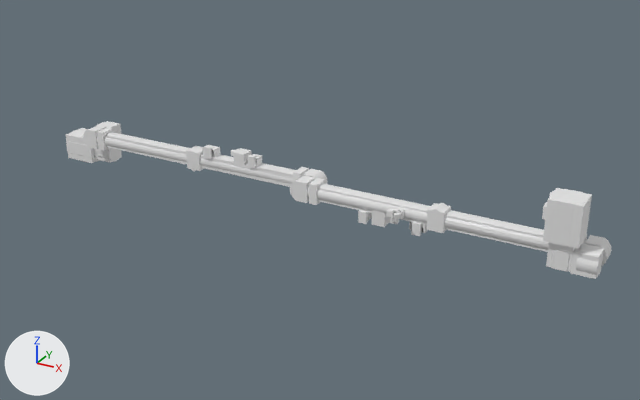
The FBX model Mesh/iss_ssrms.fbx as it was, and as the next commit left it.
The view is the same before and after, from a 50 mm lens placed at (11.44, -11.61, 6.65), pointed at (4.86, 0.36, 0.66). Every picture has the same lights, and +X, +Y and +Z are marked at lower left. Where no turn or scale is listed for an object, it has been applied to the vertices.

The older version as bpy lines, for what is in view:
```python
ob_arma_boom1 = bpy.data.objects.new('armA_Boom1', me_arma_boom1_001)
ob_arma_boom1.parent = ob_arma_sp_joint
ob_arma_boom1.location = (-0.2, -0.0167, -2.328)
ob_arma_boom1.rotation_euler = (0.0, -3.142, 0.0)  # degrees (0, -180, 0)
ob_arma_boom2 = bpy.data.objects.new('armA_Boom2', me_arma_boom2_001)
ob_arma_boom2.parent = ob_arma_ep_joint
ob_arma_boom2.location = (0.198, -0.000239, -2.323)
ob_arma_boom2.rotation_euler = (0.0, 3.142, 0.0)  # degrees (0, 180, 0)
ob_arma_ep_joint = bpy.data.objects.new('armA_EP-joint', me_arma_ep_joint_001)
ob_arma_ep_joint.parent = ob_arma_boom1
ob_arma_ep_joint.location = (-0.197, -0.296, 2.324)
ob_arma_ep_joint.rotation_euler = (0.0, -3.142, 0.0)  # degrees (0, -180, 0)
ob_arma_sp_joint = bpy.data.objects.new('armA_SP-joint', me_arma_sp_joint_001)
ob_arma_sp_joint.parent = ob_arma_sy_joint
ob_arma_sp_joint.location = (-0.00283, -0.3, -0.00118)
ob_arma_sp_joint.rotation_euler = (0.0, -1.571, 0.0)  # degrees (0, -90, 0)
ob_col_001 = bpy.data.objects.new('Col.001', me_cube_010)
ob_col_001.parent = ob_arma_wr_joint
ob_col_001.location = (0.00123, 0.0165, 0.000795)
ob_col_001.scale = (0.254, 0.254, 0.254)
# also in view: 'Col.008' at (1.29, 0.14, 1.05); 'armA_WR-joint' at (9.08, -0.48, 1.59); 'armA_WP-joint' at (9.45, -0.49, 1.05); 'Col.009' at (3.75, 0.14, 1.05); 'Col.010' at (5.94, -0.14, 1.05)
```
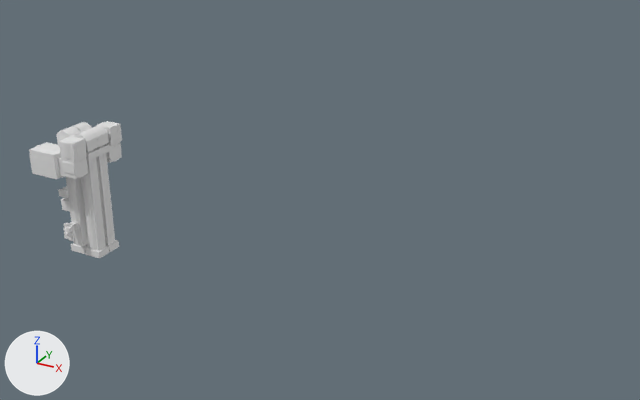
Edits to the scene script, one JSON object a line:
```json
{"op": "set", "path": "ob_arma_ep_joint.rotation_euler", "old": "(0.0, -3.142, 0.0)", "new": "(0.0, 0.0, 0.0)", "note": "degrees (0, -180, 0) -> degrees (0, 0, 0)"}
{"op": "set", "path": "ob_arma_sp_joint.rotation_euler", "old": "(0.0, -1.571, 0.0)", "new": "(0.0, 0.0, 0.0)", "note": "degrees (0, -90, 0) -> degrees (0, 0, 0)"}
{"op": "set", "path": "ob_arma_boom2.rotation_euler", "old": "(0.0, 3.142, 0.0)", "new": "(0.0, 0.0, 0.0)", "note": "degrees (0, 180, 0) -> degrees (0, 0, 0)"}
{"op": "set", "path": "ob_arma_boom1.rotation_euler", "old": "(0.0, -3.142, 0.0)", "new": "(0.0, 0.0, 0.0)", "note": "degrees (0, -180, 0) -> degrees (0, 0, 0)"}
```

What differs and where, as boxes [x1, y1, x2, y2] in the pictures (640 x 400 px):
```json
{"object": "armA_EP-joint", "change": "turned", "before": [290, 175, 442, 236], "after": [57, 127, 89, 254]}
{"object": "armA_Boom2", "change": "turned", "before": [435, 203, 612, 266], "after": [74, 130, 109, 259]}
{"object": "armA_SP-joint", "change": "turned", "before": [83, 126, 201, 171], "after": [88, 126, 119, 252]}
{"object": "armA_Boom1", "change": "turned", "before": [193, 145, 328, 184], "after": [71, 122, 92, 133]}
{"object": "armA_WR-joint", "change": "turned", "before": [542, 189, 589, 247], "after": [30, 145, 65, 178]}
{"object": "Col.001", "change": "turned", "before": [543, 188, 592, 248], "after": [29, 142, 61, 179]}
{"object": "Col.007", "change": "turned", "before": [445, 210, 588, 252], "after": [81, 149, 106, 251]}
{"object": "Col.008", "change": "turned", "before": [105, 132, 190, 164], "after": [98, 147, 115, 245]}
{"object": "Col.010", "change": "turned", "before": [308, 184, 430, 225], "after": [66, 177, 89, 246]}
{"object": "armA_WP-joint", "change": "turned", "before": [576, 244, 604, 277], "after": [61, 136, 85, 158]}
{"object": "Col.009", "change": "turned", "before": [200, 154, 302, 187], "on screen": "not visible afterwards"}
{"object": "Col.005", "change": "turned", "before": [570, 243, 604, 279], "after": [59, 136, 87, 162]}
{"object": "armA_WY-joint", "change": "turned", "before": [551, 250, 569, 272], "after": [62, 158, 88, 178]}
{"object": "Col.003", "change": "turned", "before": [546, 242, 575, 272], "after": [57, 157, 88, 179]}
```
